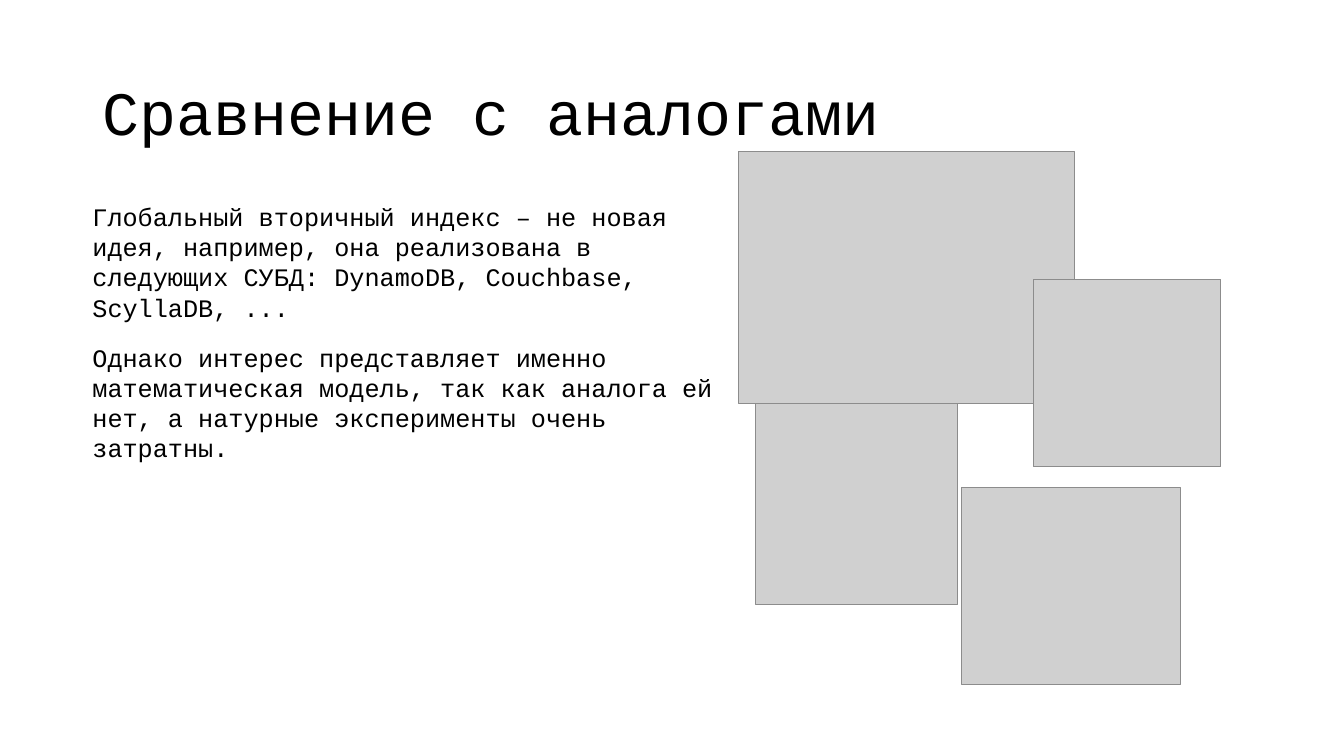
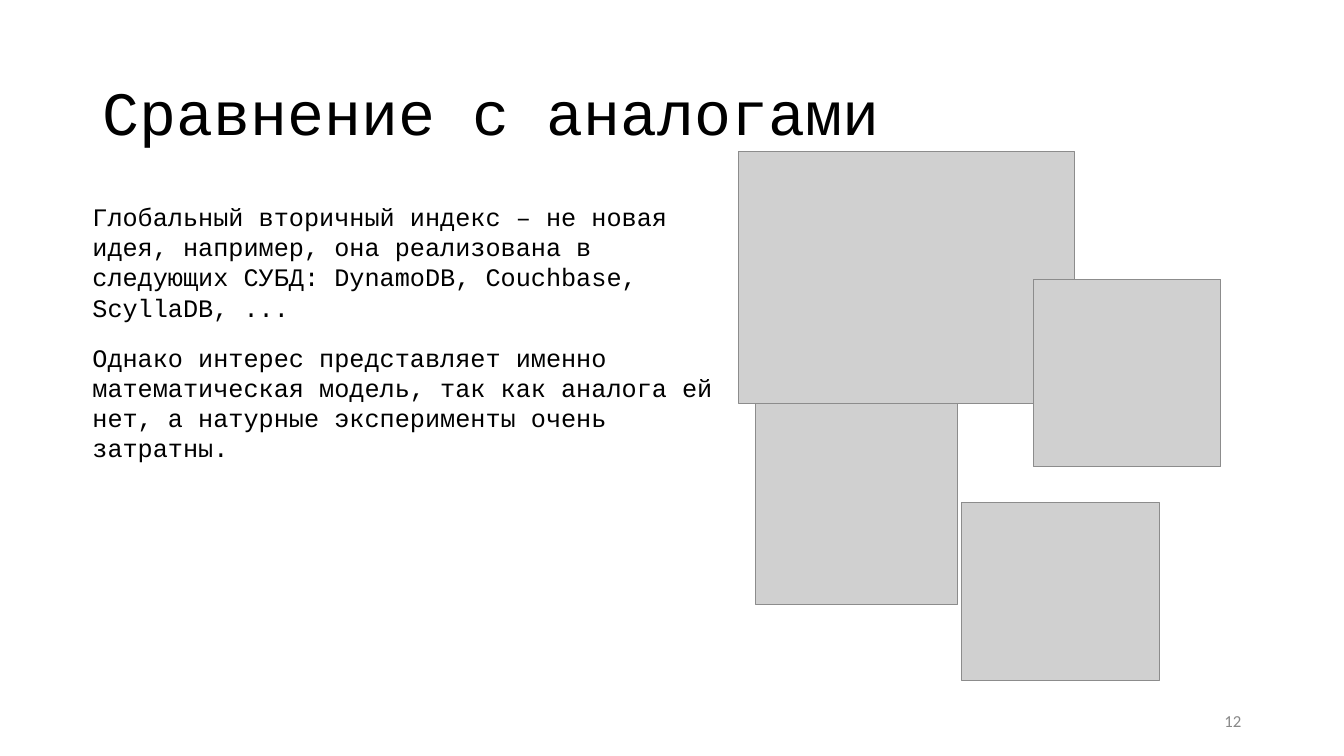
Before and after one commit to vitosotdihaet/pind, a slide deck: slide 12 of presentation.odp (slide 9 before the commit). Drawn at 1344x756 pixels with LibreOffice and Linux fonts; fonts in the diff are those of the drawing; grey boxes stand for pictures. Boxes give left, top, right and bottom in pixels: in the first picture for what was removed or moved away, otherwise in the second. Text is boxed around its words. In the diff, an @@ line names an element or a change of style, - is before the commit and + after.

```diff
--- a/presentation.odp
+++ b/presentation.odp
@@ picture: place and size @@
-picture at bbox=[962, 488, 1181, 685]
+picture at bbox=[962, 503, 1159, 681]
@@ page number added at bbox=[1224, 716, 1241, 727], 12 pt, text #888888 @@
+12
```
Also in this commit, not shown: 19 other slides changed, 4 slides added, 3 slides removed.
